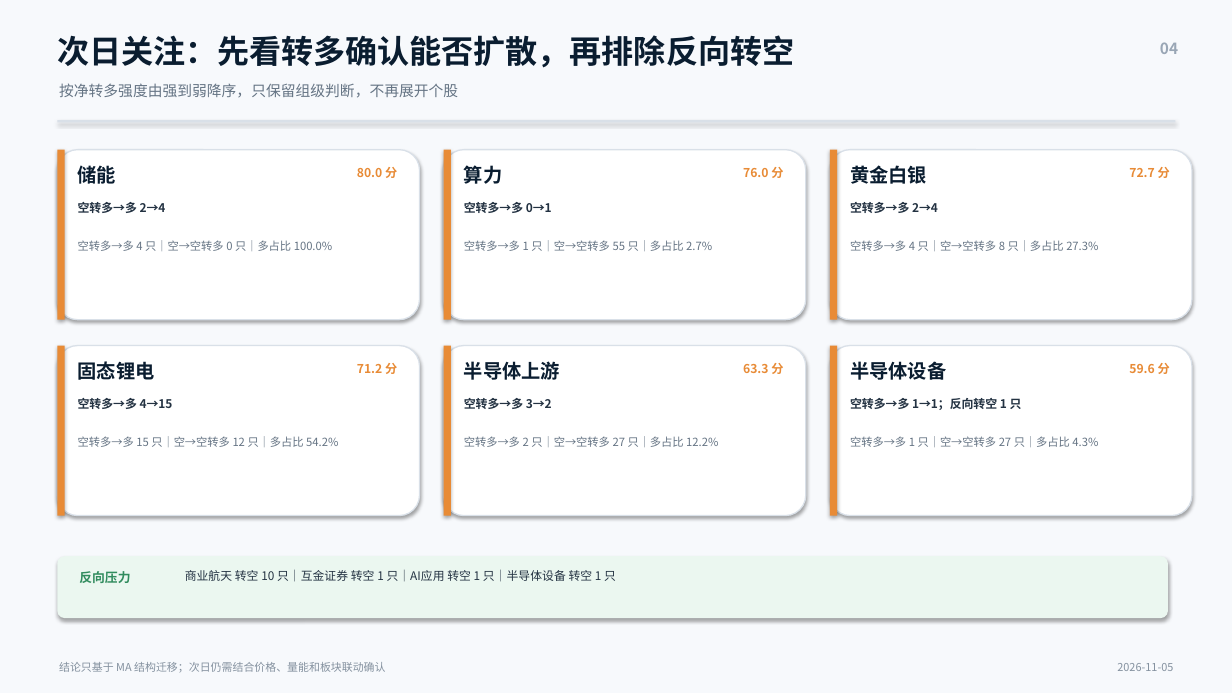
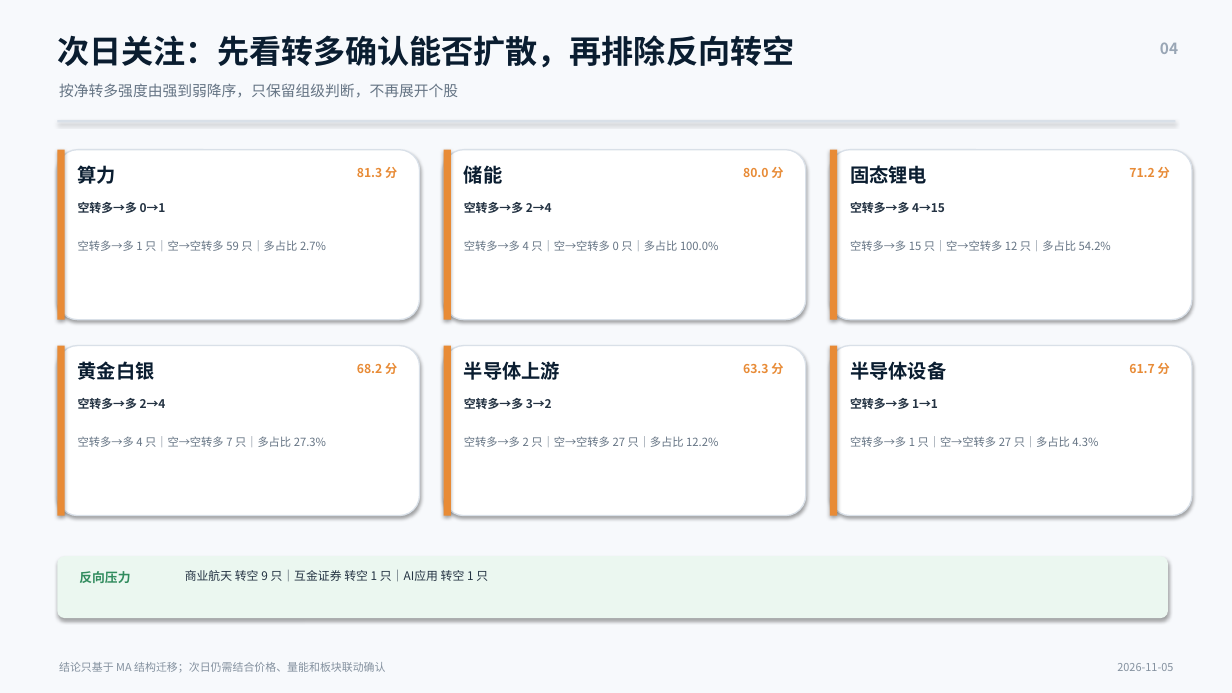
Before and after one commit to nancybhc/a-share-blast-lab, a slide deck: slide 4 of assets/多空阶段简报_2026-11-05.pptx. Drawn at 1232x693 pixels with LibreOffice and Linux fonts; fonts in the diff are those of the drawing. Boxes give left, top, right and bottom in pixels: in the first picture for what was removed or moved away, otherwise in the second. Text is boxed around its words. In the diff, an @@ line names an element or a change of style, - is before the commit and + after.

```diff
--- a/assets/多空阶段简报_2026-11-05.pptx
+++ b/assets/多空阶段简报_2026-11-05.pptx
@@ text at [78, 165, 116, 184]: text changed @@
-储能
+算力
@@ text at [357, 167, 397, 178]: text changed @@
-80.0 分
+81.3 分
@@ text at [464, 162, 502, 188]: text changed @@
-算力
+储能
@@ text at [743, 167, 783, 178]: text changed @@
-76.0 分
+80.0 分
@@ text at [850, 165, 927, 184]: text changed @@
-黄金白银
+固态锂电
@@ text at [1129, 167, 1170, 178]: text changed @@
-72.7 分
+71.2 分
@@ text at [78, 202, 166, 213]: text changed @@
-空转多→多 2→4
+空转多→多 0→1
@@ text at [464, 202, 552, 213]: text changed @@
-空转多→多 0→1
+空转多→多 2→4
@@ text at [850, 202, 945, 213]: text changed @@
-空转多→多 2→4
+空转多→多 4→15
@@ text at [78, 240, 326, 251]: text changed @@
-空转多→多 4 只｜空→空转多 0 只｜多占比 100.0%
+空转多→多 1 只｜空→空转多 59 只｜多占比 2.7%
@@ text at [464, 240, 718, 251]: text changed @@
-空转多→多 1 只｜空→空转多 55 只｜多占比 2.7%
+空转多→多 4 只｜空→空转多 0 只｜多占比 100.0%
@@ text at [850, 240, 1111, 251]: text changed @@
-空转多→多 4 只｜空→空转多 8 只｜多占比 27.3%
+空转多→多 15 只｜空→空转多 12 只｜多占比 54.2%
@@ text at [78, 361, 155, 380]: text changed @@
-固态锂电
+黄金白银
@@ text at [357, 363, 397, 374]: text changed @@
-71.2 分
+68.2 分
@@ text at [1129, 363, 1170, 374]: text changed @@
-59.6 分
+61.7 分
@@ text at [78, 398, 166, 409]: text changed @@
-空转多→多 4→15
+空转多→多 2→4
@@ text at [850, 398, 938, 409]: text changed @@
-空转多→多 1→1；反向转空 1 只
+空转多→多 1→1
@@ text at [78, 436, 326, 447]: text changed @@
-空转多→多 15 只｜空→空转多 12 只｜多占比 54.2%
+空转多→多 4 只｜空→空转多 7 只｜多占比 27.3%
@@ text at [185, 570, 488, 582]: text changed @@
-商业航天 转空 10 只｜互金证券 转空 1 只｜AI应用 转空 1 只｜半导体设备 转空 1 只
+商业航天 转空 9 只｜互金证券 转空 1 只｜AI应用 转空 1 只
```
Also in this commit, not shown: 3 other slides changed, 13 other files.
